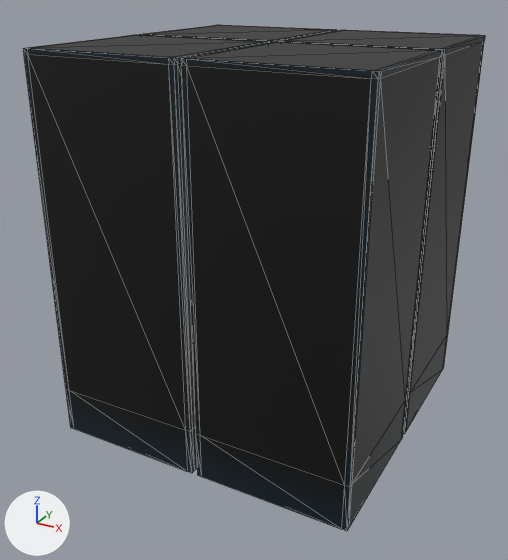
Two versions of the glTF model netrun/assets/models/env/pillar.glb, one commit apart.
Before and after are seen from a 50 mm camera at (1.96, -3.8, 2.77) aimed at (-0.05, -0.15, 0.95). Lighting does not change. The marker at lower left points along +X, +Y and +Z. The picture after the commit comes second. Mesh edges are drawn as thin lines. Vertices at exactly the same position are counted once.

In view in the first picture: 'pillar_block'.
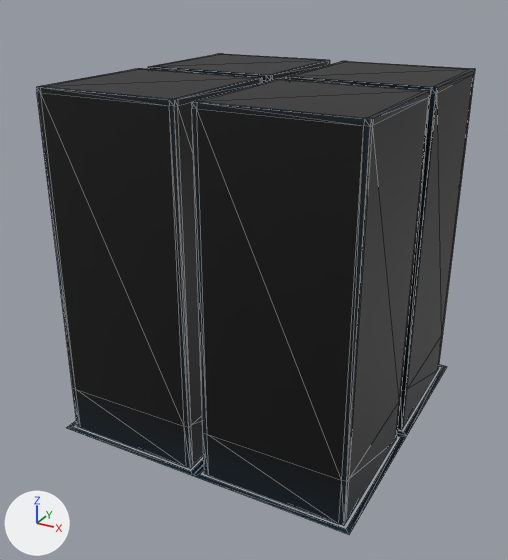
Location of each change, (x1, y1, x2, y2) in pixels of the pictures (508 x 560 px):
'pillar_block', reshaped (7% shorter)
    before: (23, 25, 485, 531)
    after: (36, 54, 475, 526)
'pillar_base', added
    after: (67, 365, 447, 534)

The change, as a list of edits to the scene's bpy script:
```text
Change me_pillar_block:
    used by ob_pillar_block; location = (0.0, 0.0, 0.0)
    remove me_pillar_block.from_pydata(...)  # 224 vertices, 432 faces; spans x -0.98..0.98, y -0.98..0.98, z 0.0..2.4
    add me_pillar_block.from_pydata(...)  # 224 vertices, 432 faces; spans x -0.95..0.95, y -0.95..0.95, z 0.0..2.2
    me_pillar_block part 1: 224 of 224 vertices moved; they spanned x -0.98..0.98, y -0.98..0.98, z 0.0..2.4 and now span x -0.95..0.95, y -0.95..0.95, z 0.0..2.2; mean shift (0.0, 0.0, -0.1)
Add me_pillar_base:
    me_pillar_base.from_pydata(...)  # 25 vertices, 32 faces; spans x -1.0..1.0, y -1.0..1.0, z 0.0
    me_pillar_base.materials.append(mat_solid_dark)
Add ob_pillar_base:
    ob_pillar_base = bpy.data.objects.new('pillar_base', me_pillar_base)
    ob_pillar_base.location = (0.0, 0.0, 0.0)
```
